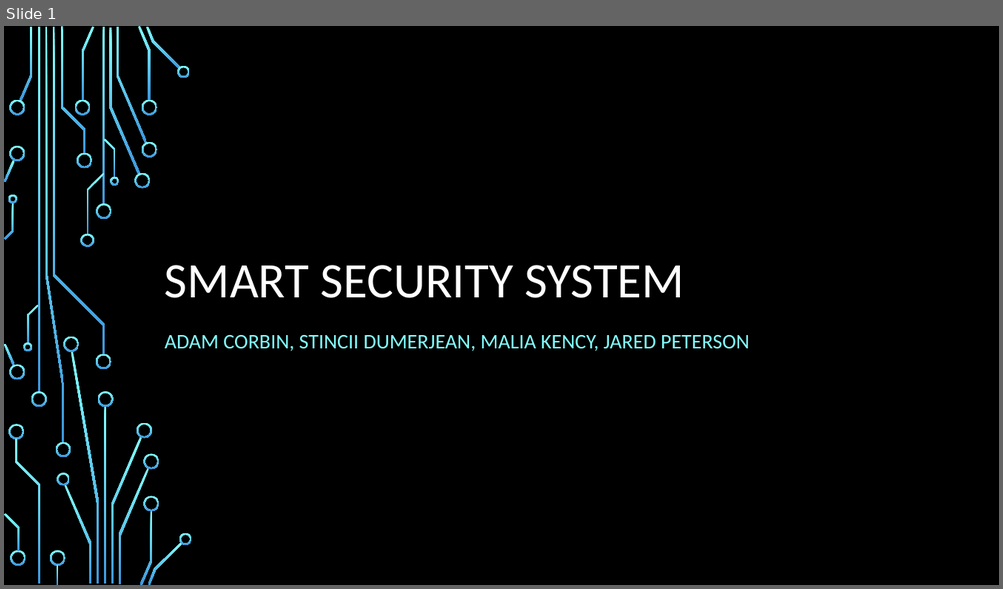
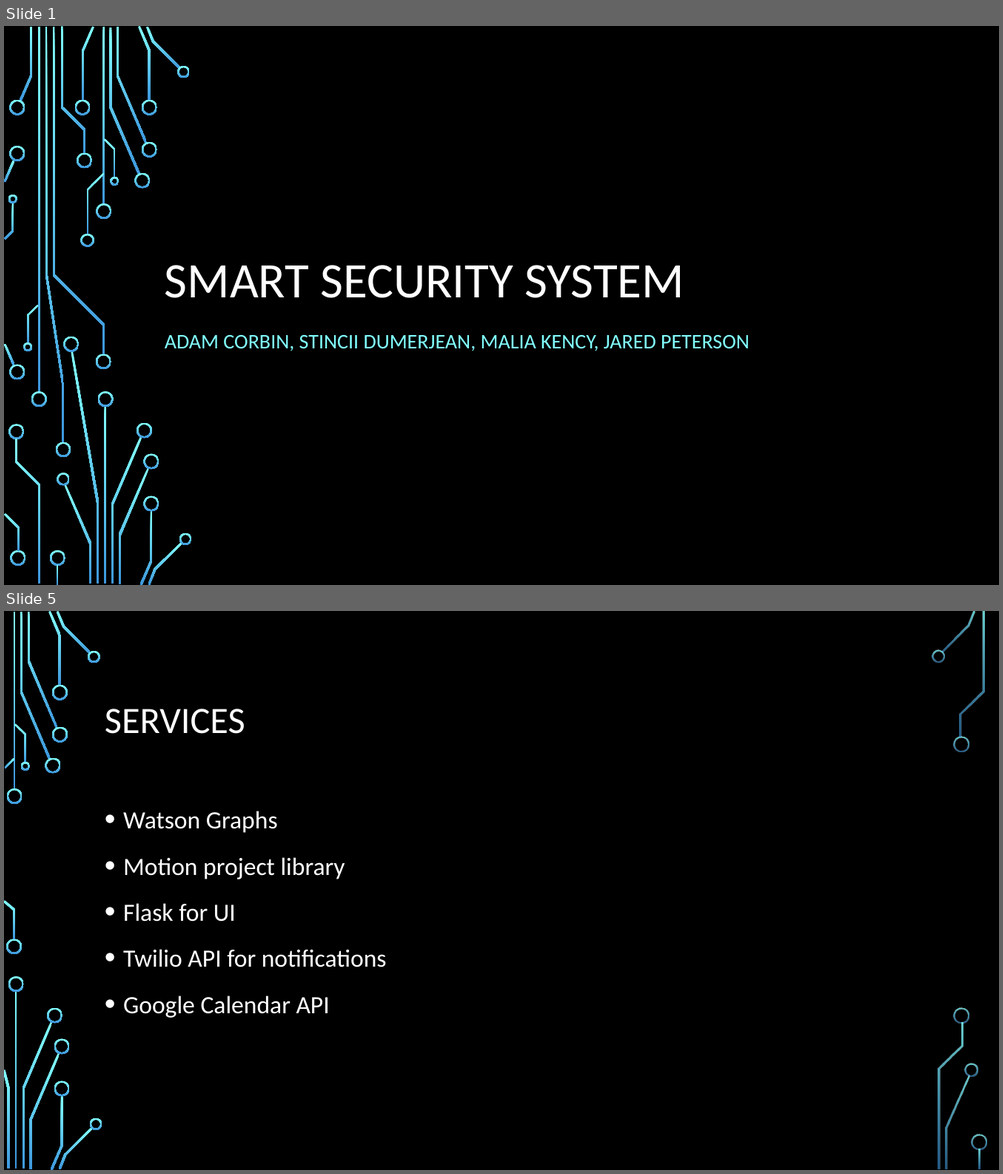
Before and after one commit to AdamCorbinFAUPhD/CEN5035-Software-Engineering-Course-Project, a slide deck: proposal/Smart Security System_presentation.pptx. Shown one above the other, each under a label of ours: slide 1 before the commit, slides 1 and 5 after it; the slides between them are not shown. The pictures are 1003x589 and 1003x1174 pixels, drawn with LibreOffice and Linux fonts; fonts in the diff are those of the drawing; background and template pictures are left out. Boxes give left, top, right and bottom in pixels: in the first picture for what was removed or moved away, otherwise in the second. Text is boxed around its words. In the diff, an @@ line names an element or a change of style, - is before the commit and + after.

```diff
--- a/proposal/Smart Security System_presentation.pptx
+++ b/proposal/Smart Security System_presentation.pptx
@@ slide 5 added at bbox=[4, 611, 999, 1170], background picture (left out) @@
@@ title added at bbox=[105, 709, 245, 734], 36 pt, text #FFFFFF @@
+SERVICES
@@ text added at bbox=[123, 811, 387, 1018], 24 pt, text #FFFFFF @@
+• Watson Graphs
+• Motion project library
+• Flask for UI
+• Twilio API for notifications
+• Google Calendar API
@@ group added at bbox=[4, 611, 987, 1170]: 33 freeform shapes, 3 rectangles @@
```
Also in this commit, not shown: 1 slide changed, 3 other slides added, 3 slides removed.
